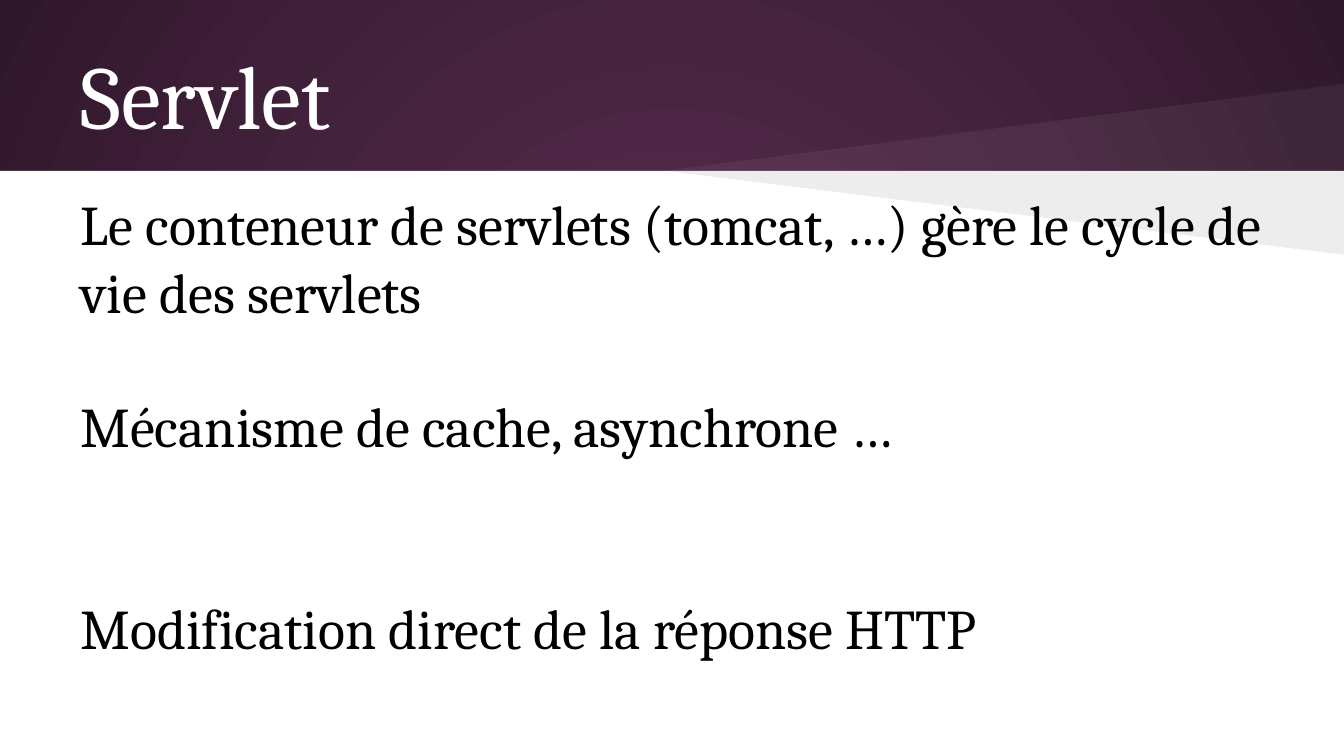
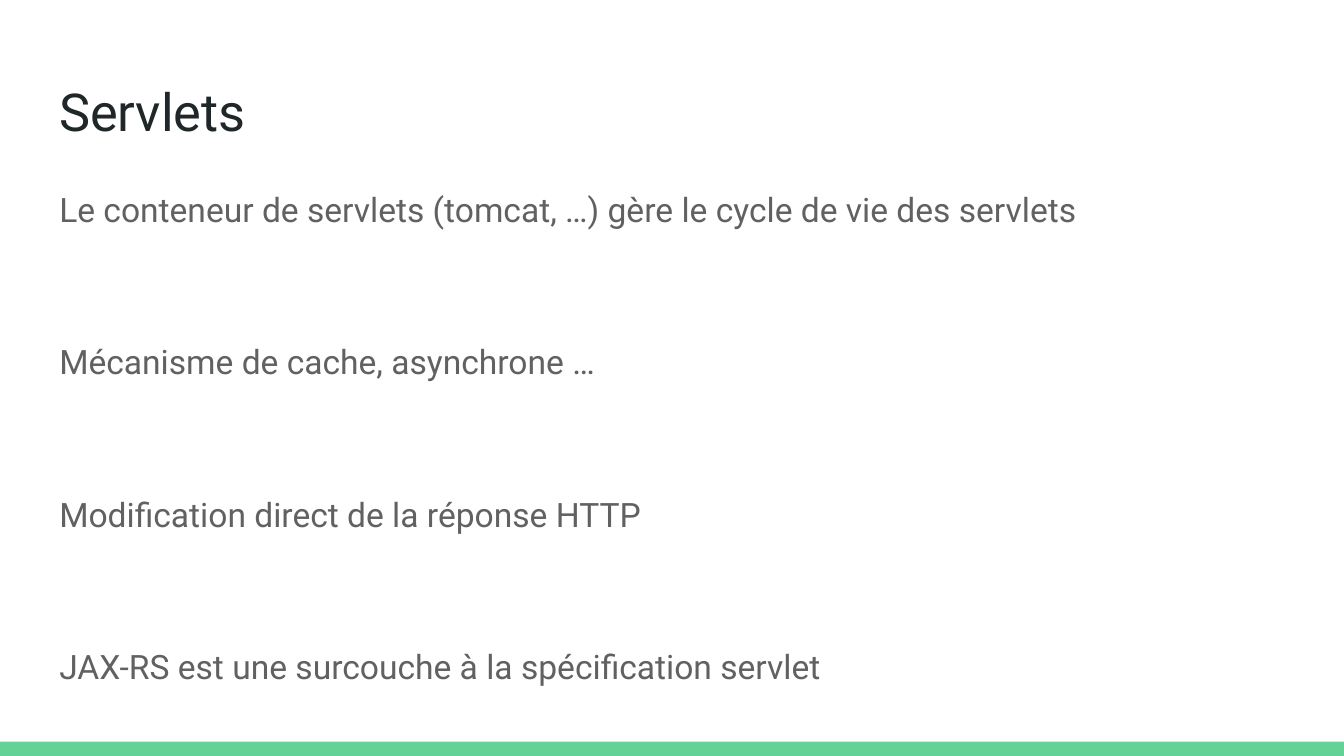
Before and after one commit to olivier-pitton/dant, a slide deck: slide 10 of jaxrs/Cours JAX-RS.pptx (slide 9 before the commit). Drawn at 1344x756 pixels with LibreOffice and Linux fonts; fonts in the diff are those of the drawing. Boxes give left, top, right and bottom in pixels: in the first picture for what was removed or moved away, otherwise in the second. Text is boxed around its words. In the diff, an @@ line names an element or a change of style, - is before the commit and + after.

```diff
--- a/jaxrs/Cours JAX-RS.pptx
+++ b/jaxrs/Cours JAX-RS.pptx
@@ background gradient #592D50 to #30182B to #FFFFFF @@
@@ title removed at (81, 66, 330, 130) @@
-Servlet
@@ freeform shape removed at (665, 83, 1344, 171) @@
@@ title added at (59, 91, 245, 132), 28 pt, text #202729 @@
+Servlets
@@ rectangle removed at (0, 171, 1344, 755) @@
@@ text "Le conteneur de servlets (tomcat, ...": place and size @@
-text "Le conteneur de servlets (tomcat, ..." at (81, 205, 1261, 661)
+text "Le conteneur de servlets (tomcat, ..." at (59, 195, 1076, 686)
@@ freeform shape removed at (665, 171, 1344, 254) @@
@@ text at (59, 195, 1076, 534): size 30 to 18 pt, font Cambria to Roboto, text colour #000000 to #616161 in "Le conteneur de servlets (tomcat, …) gère ...", "Mécanisme de cache, asynchrone …", "Modification direct de la réponse HTTP"; line spacing 1 to 1.15; more space between paragraphs @@
@@ text at (59, 653, 820, 686): paragraph added @@
+JAX-RS est une surcouche à la spécification servlet
@@ rectangle added at (0, 742, 1344, 756), fill #63D297 @@
```
Also in this commit, not shown: 30 other slides changed, 3 slides added, 7 slides removed, 13 other files.
